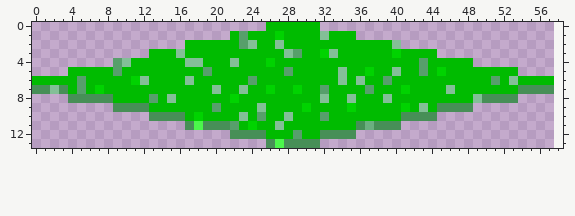
Pixel-art sprite -- resources/tiles/grass/basic/-111-1.png. The first picture shows the starting point.
The file is 58x14 pixels. The old version is drawn lined up with the new one, on the new canvas.
And afterwards:
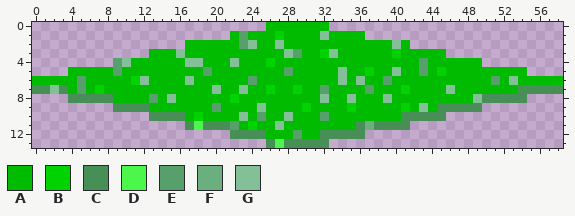
Palette (. is transparent): A #00bb00  B #00d300  C #478f57  D #4bf74b  E #579f6b  F #6baf7f  G #83bf97
Log entry: correct tile image
Changes in this commit:
canvas 58x14 -> 59x14
y 0: x 32 . -> A
y 1: x 36 . -> A
y 2: x 41 . -> A
y 3: x 45 . -> A
y 4: x 49 . -> A
y 5: x 54 . -> A
y 6: x 58 . -> A
y 7: x 58 . -> C
y 8: x 54 . -> C
y 9: x 49 . -> C
y 10: x 45 . -> C
y 11: x 41 . -> C
y 12: x 36 . -> C
y 13: x 32 . -> C
Boxes around the changes in both pictures, in picture pixels (x1, y1, x2, y2):
added: (320, 22, 329, 31)
added: (356, 31, 410, 49)
added: (437, 49, 482, 67)
added: (518, 67, 563, 103)
added: (437, 103, 482, 121)
added: (356, 121, 410, 139)
added: (320, 139, 329, 148)
